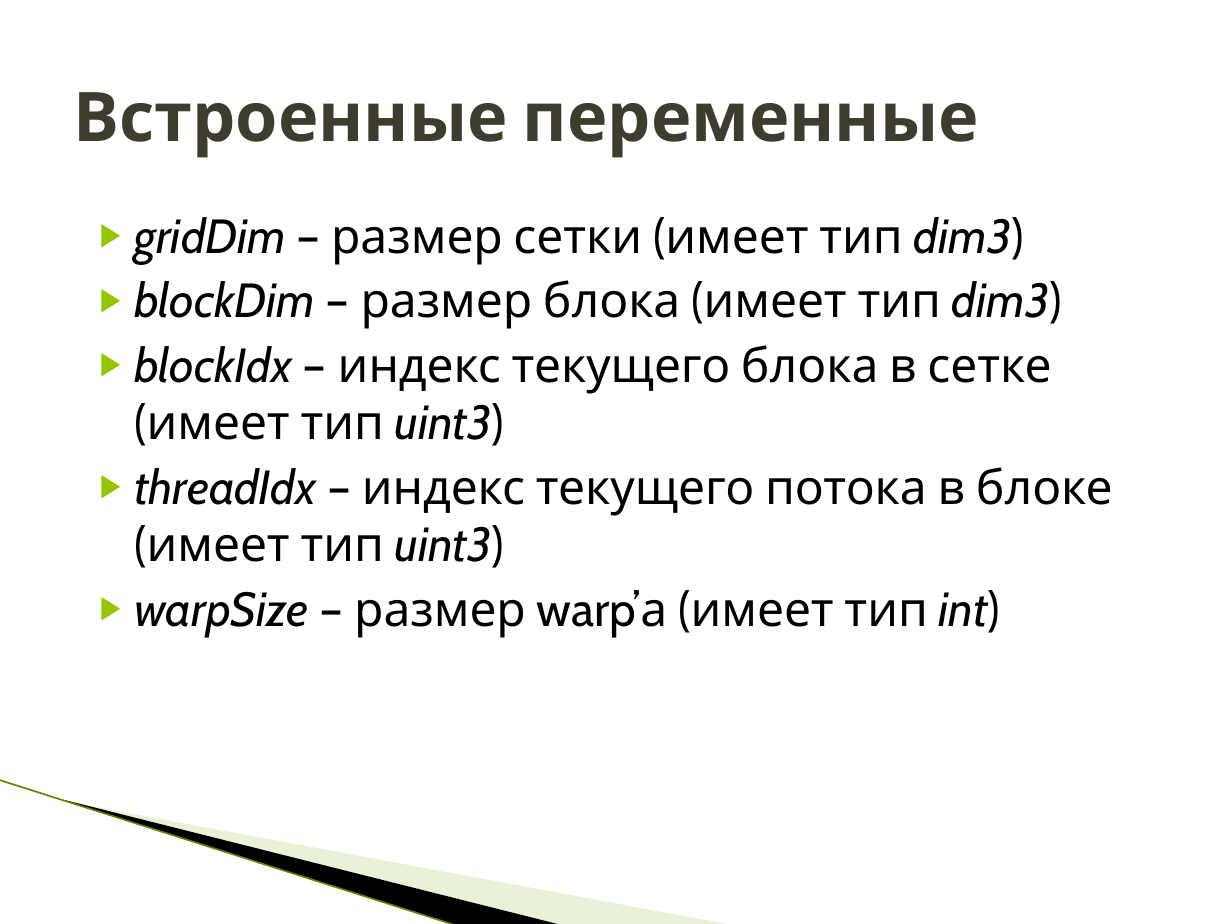
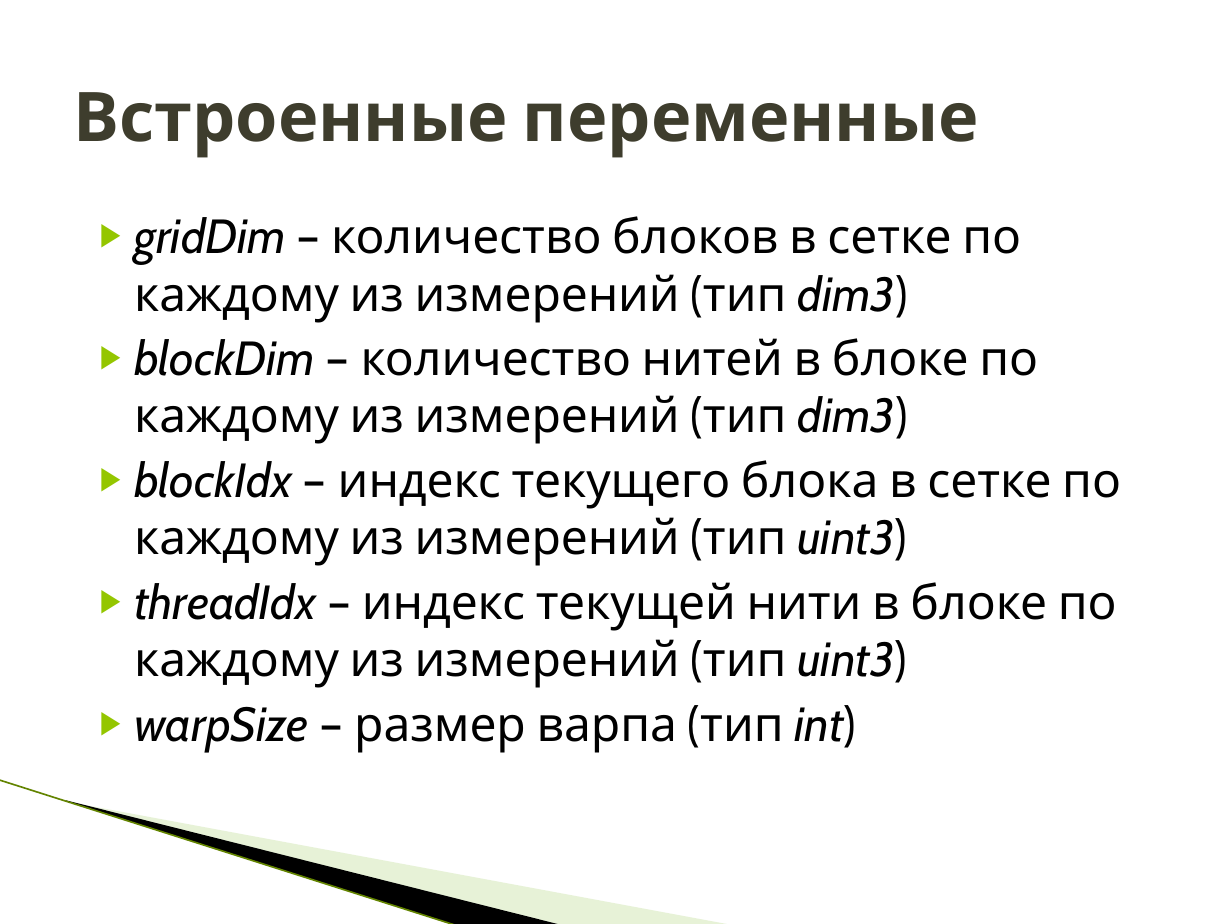
Before and after one commit to HPC-lab-ITIS/CUDA, a slide deck: slide 25 of materials/lec_1/lec_1.pptx (slide 27 before the commit). Drawn at 1232x924 pixels with LibreOffice and Linux fonts; fonts in the diff are those of the drawing; background and template pictures are left out. Boxes give left, top, right and bottom in pixels: in the first picture for what was removed or moved away, otherwise in the second. Text is boxed around its words. In the diff, an @@ line names an element or a change of style, - is before the commit and + after.

```diff
--- a/materials/lec_1/lec_1.pptx
+++ b/materials/lec_1/lec_1.pptx
@@ text at [134,216,1121,753]: text changed @@
-▶ gridDim – размер сетки (имеет тип dim3)
-▶ blockDim – размер блока (имеет тип dim3)
-▶ blockIdx – индекс текущего блока в сетке (имеет тип uint3)
-▶ threadIdx – индекс текущего потока в блоке (имеет тип uint3)
-▶ warpSize – размер warp’а (имеет тип int)
+▶ gridDim – количество блоков в сетке по каждому из измерений (тип dim3)
+▶ blockDim – количество нитей в блоке по каждому из измерений (тип dim3)
+▶ blockIdx – индекс текущего блока в сетке по каждому из измерений (тип uint3)
+▶ threadIdx – индекс текущей нити в блоке по каждому из измерений (тип uint3)
+▶ warpSize – размер варпа (тип int)
```
Also in this commit, not shown: 21 other slides changed, 9 slides added, 17 slides removed, 6 other files.
